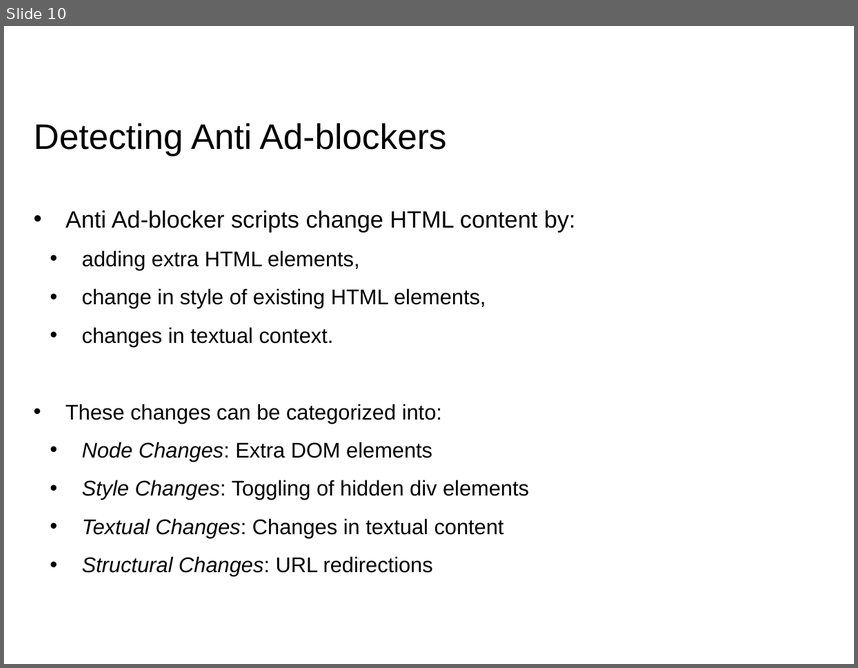
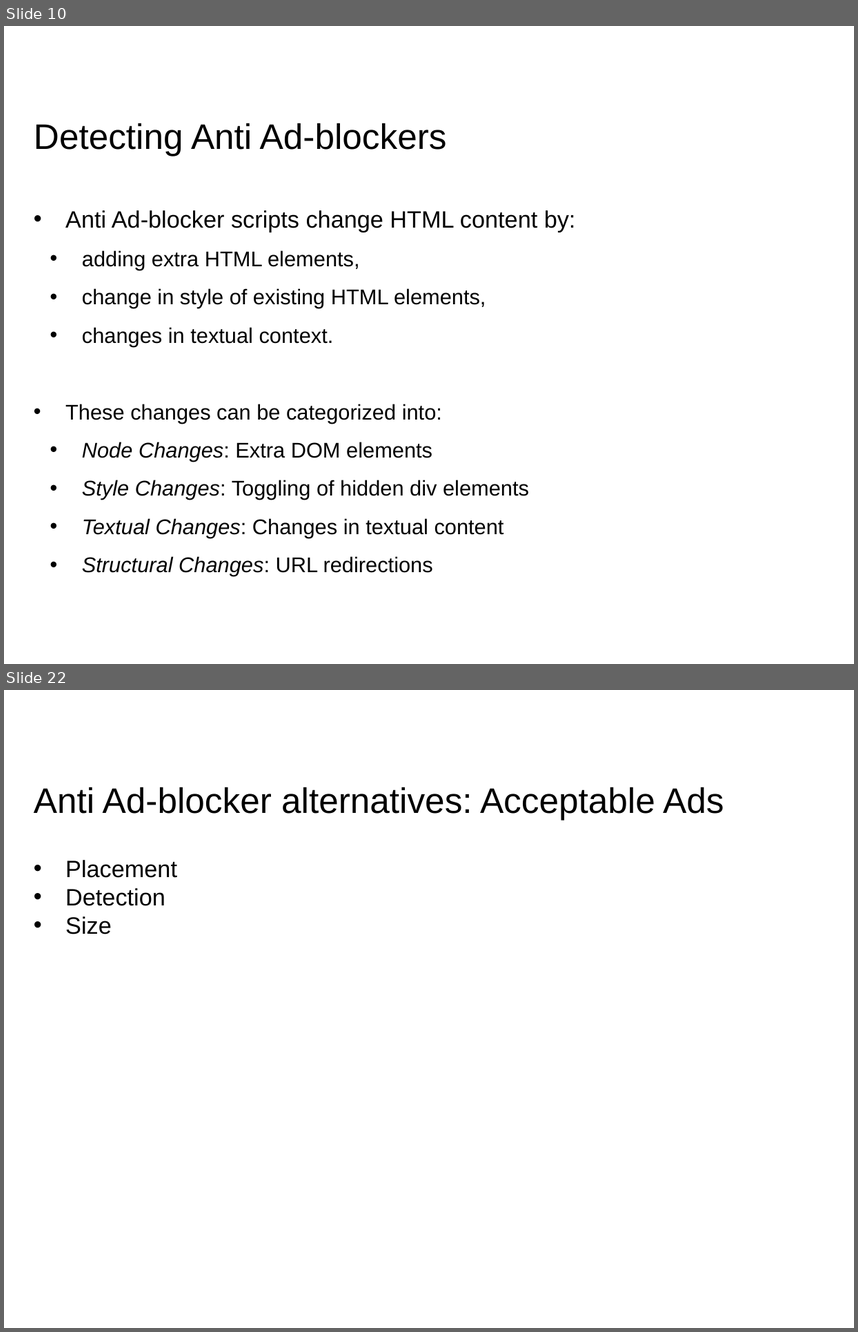
Before and after one commit to RohitPanda/seminar-blocking-adblockers, a slide deck: ppt/Seminar - Rohit & Rohit.pptx. Shown one above the other, each under a label of ours: slide 10 before the commit, slides 10 and 22 after it; the slides between them are not shown. The pictures are 858x668 and 858x1332 pixels, drawn with LibreOffice and Linux fonts; fonts in the diff are those of the drawing; background and template pictures are left out. Boxes give left, top, right and bottom in pixels: in the first picture for what was removed or moved away, otherwise in the second. Text is boxed around its words. In the diff, an @@ line names an element or a change of style, - is before the commit and + after.

```diff
--- a/ppt/Seminar - Rohit & Rohit.pptx
+++ b/ppt/Seminar - Rohit & Rohit.pptx
@@ slide 22 added at [4, 690, 854, 1328], background #FFFFFF @@
@@ title added at [34, 787, 724, 820], 30 pt, text #000000 @@
+Anti Ad-blocker alternatives: Acceptable Ads
@@ text added at [65, 860, 177, 934], 20 pt, text #000000 @@
+• Placement
+• Detection
+• Size
```
Also in this commit, not shown: 6 slides changed, 15 other slides added, 3 other files.
